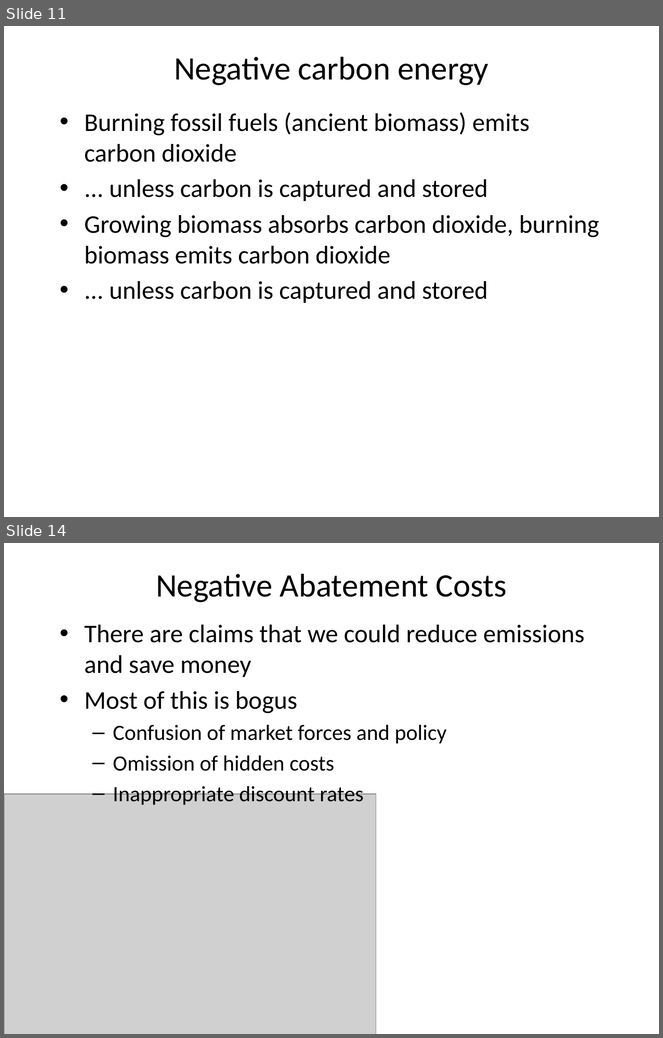
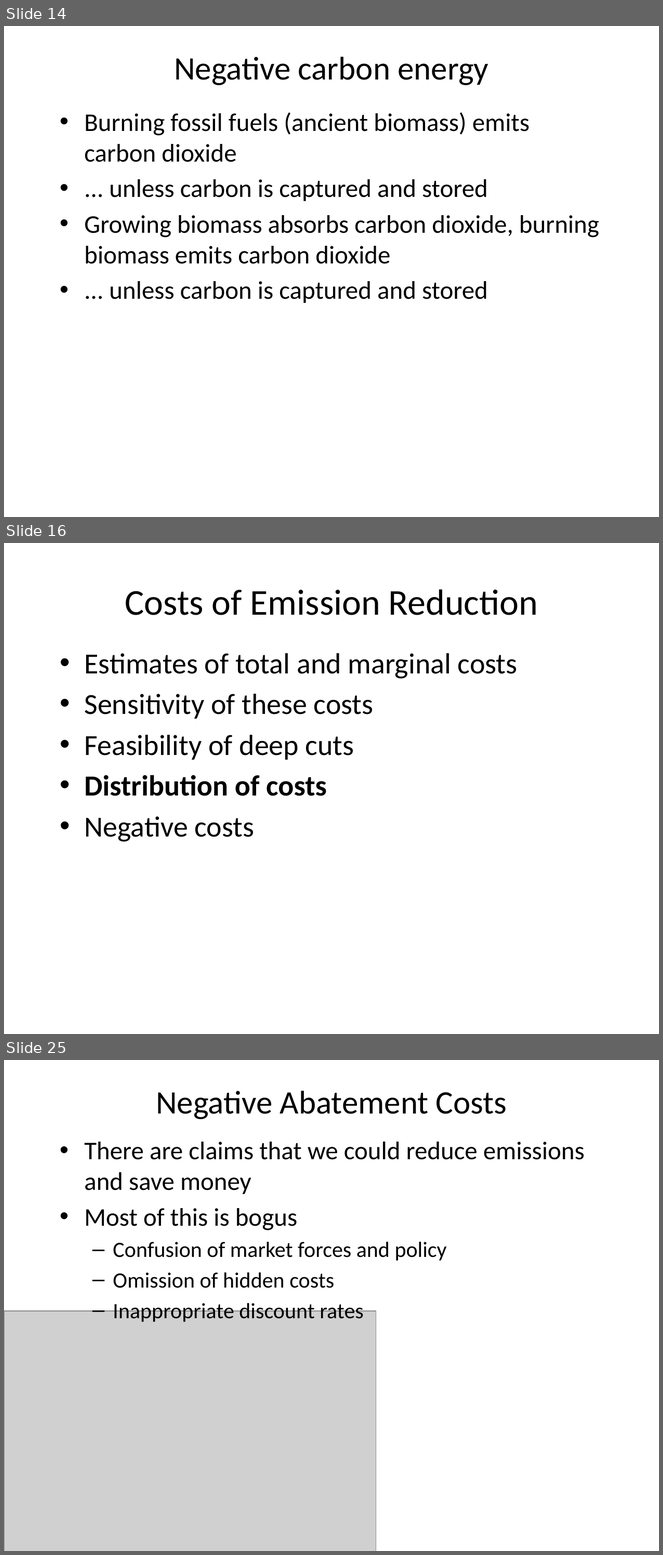
Before and after one commit to rtol/ClimateEconomics, a slide deck: cceug3 abatement.pptx. Shown one above the other, each under a label of ours: slides 11 and 14 before the commit, slides 14, 16 and 25 after it; the slides between them are not shown. The pictures are 663x1038 and 663x1555 pixels, drawn with LibreOffice and Linux fonts; fonts in the diff are those of the drawing; grey boxes stand for pictures. Boxes give left, top, right and bottom in pixels: in the first picture for what was removed or moved away, otherwise in the second. Text is boxed around its words. In the diff, an @@ line names an element or a change of style, - is before the commit and + after.

```diff
--- a/cceug3 abatement.pptx
+++ b/cceug3 abatement.pptx
@@ slide 16 added at (x1=4, y1=543, x2=659, y2=1034), background #FFFFFF @@
@@ title added at (x1=125, y1=589, x2=538, y2=615), 40 pt, text #000000 @@
+Costs of Emission Reduction
@@ text added at (x1=84, y1=653, x2=518, y2=842), 32 pt, text #000000 @@
+• Estimates of total and marginal costs
+• Sensitivity of these costs
+• Feasibility of deep cuts
+• Distribution of costs
+• Negative costs
@@ what was slide 11 is now slide 14 @@
@@ what was slide 14 is now slide 25 @@
```
Also in this commit, not shown: 1 slide changed, 10 other slides added, 7 other files.
